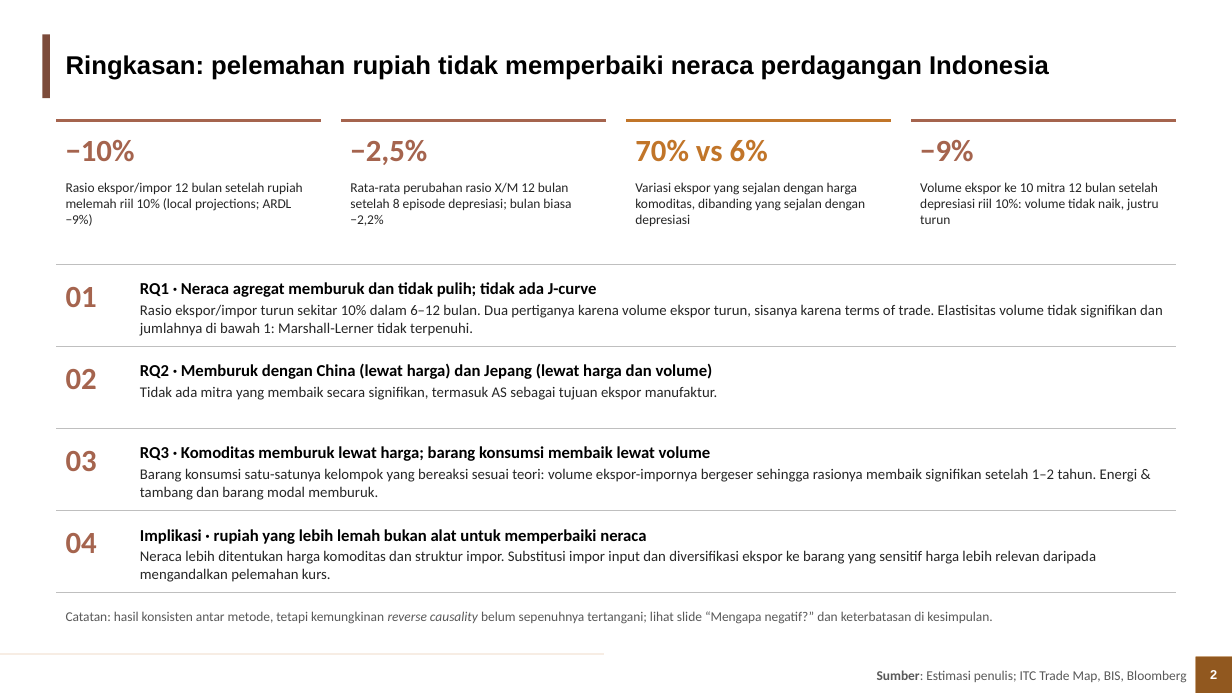
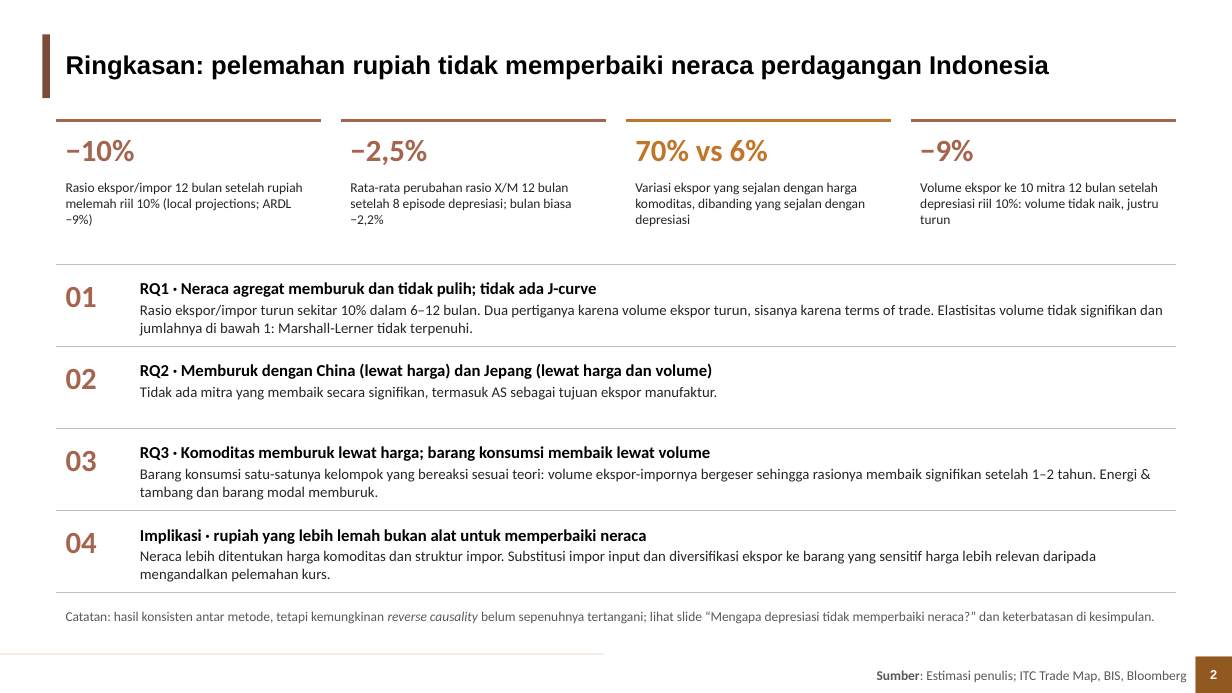
Before and after one commit to muhamadhaikal128/Pengaruh-Depresiasi-Rupiah-Terhadap-Trade-Balance, a slide deck: slide 2 of Haikal/output/3_ppt/Depresiasi_Rupiah_Trade_Balance.pptx. Drawn at 1232x693 pixels with LibreOffice and Linux fonts; fonts in the diff are those of the drawing; background and template pictures are left out. Boxes give left, top, right and bottom in pixels: in the first picture for what was removed or moved away, otherwise in the second. Text is boxed around its words. In the diff, an @@ line names an element or a change of style, - is before the commit and + after.

Commit message:
Haikal: revisi metodologi (ARDL vs LP, intuisi LP, interpretasi koefisien), episode vs IPI mitra dan PDB, RQ1 dibedah diperjelas, mengapa negatif + lanjutan

```diff
--- a/Haikal/output/3_ppt/Depresiasi_Rupiah_Trade_Balance.pptx
+++ b/Haikal/output/3_ppt/Depresiasi_Rupiah_Trade_Balance.pptx
@@ text at [66,611,1154,624]: text changed @@
-Catatan: hasil konsisten antar metode, tetapi kemungkinan reverse causality belum sepenuhnya tertangani; lihat slide “Mengapa negatif?” dan keterbatasan di kesimpulan.
+Catatan: hasil konsisten antar metode, tetapi kemungkinan reverse causality belum sepenuhnya tertangani; lihat slide “Mengapa depresiasi tidak memperbaiki neraca?” dan keterbatasan di kesimpulan.
```
Also in this commit, not shown: 5 other slides changed, 5 slides added, 2 slides removed, 6 other files.
